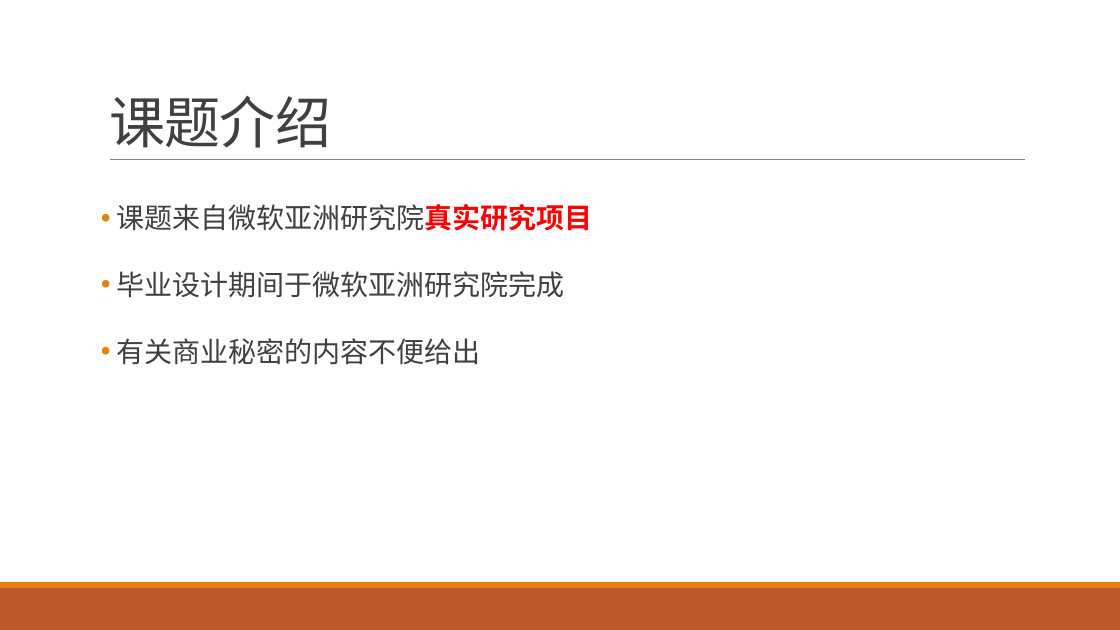
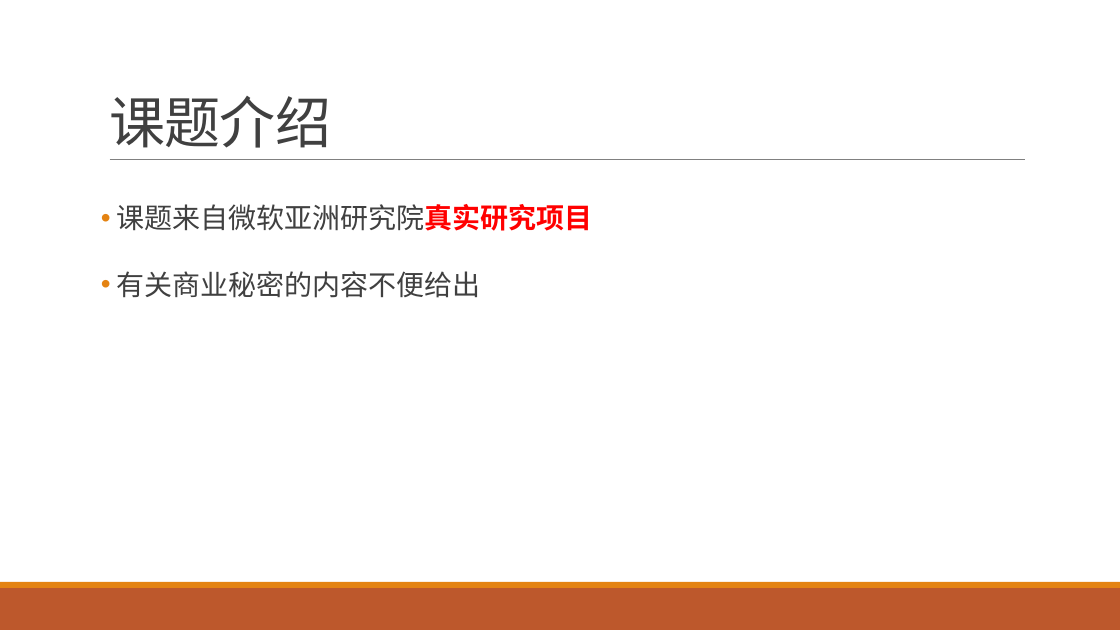
Before and after one commit to DarkForte/GraduationThesis, a slide deck: slide 2 of 毕业论文答辩 交互式大数据分析系统.pptx. Drawn at 1120x630 pixels with LibreOffice and Linux fonts; fonts in the diff are those of the drawing. Boxes give left, top, right and bottom in pixels: in the first picture for what was removed or moved away, otherwise in the second. Text is boxed around its words. In the diff, an @@ line names an element or a change of style, - is before the commit and + after.

Commit message:
PPT minor fix

```diff
--- a/毕业论文答辩 交互式大数据分析系统.pptx
+++ b/毕业论文答辩 交互式大数据分析系统.pptx
@@ text at (117, 271, 565, 298): paragraph removed @@
-• 毕业设计期间于微软亚洲研究院完成
```
Also in this commit, not shown: 1 other slide changed.
